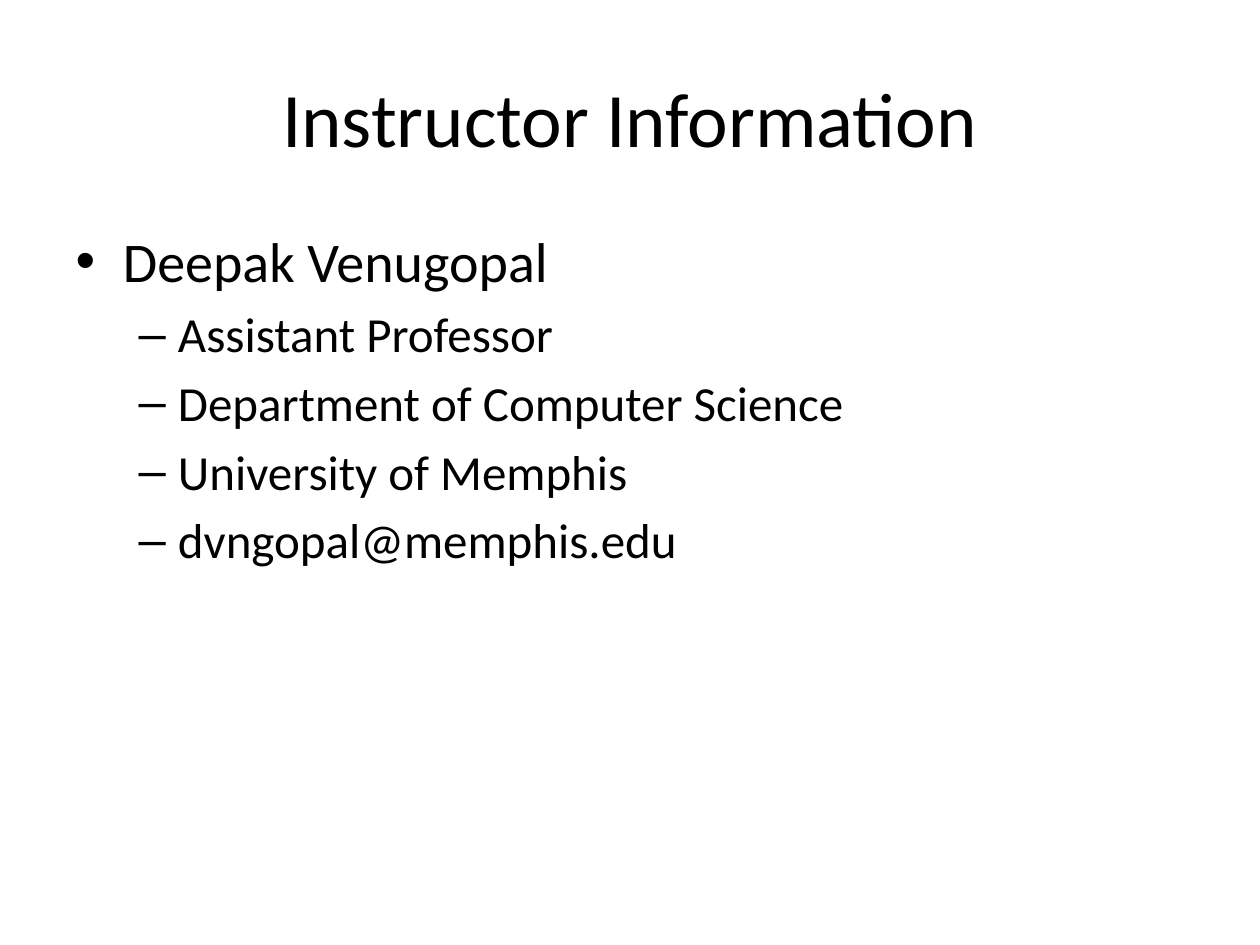
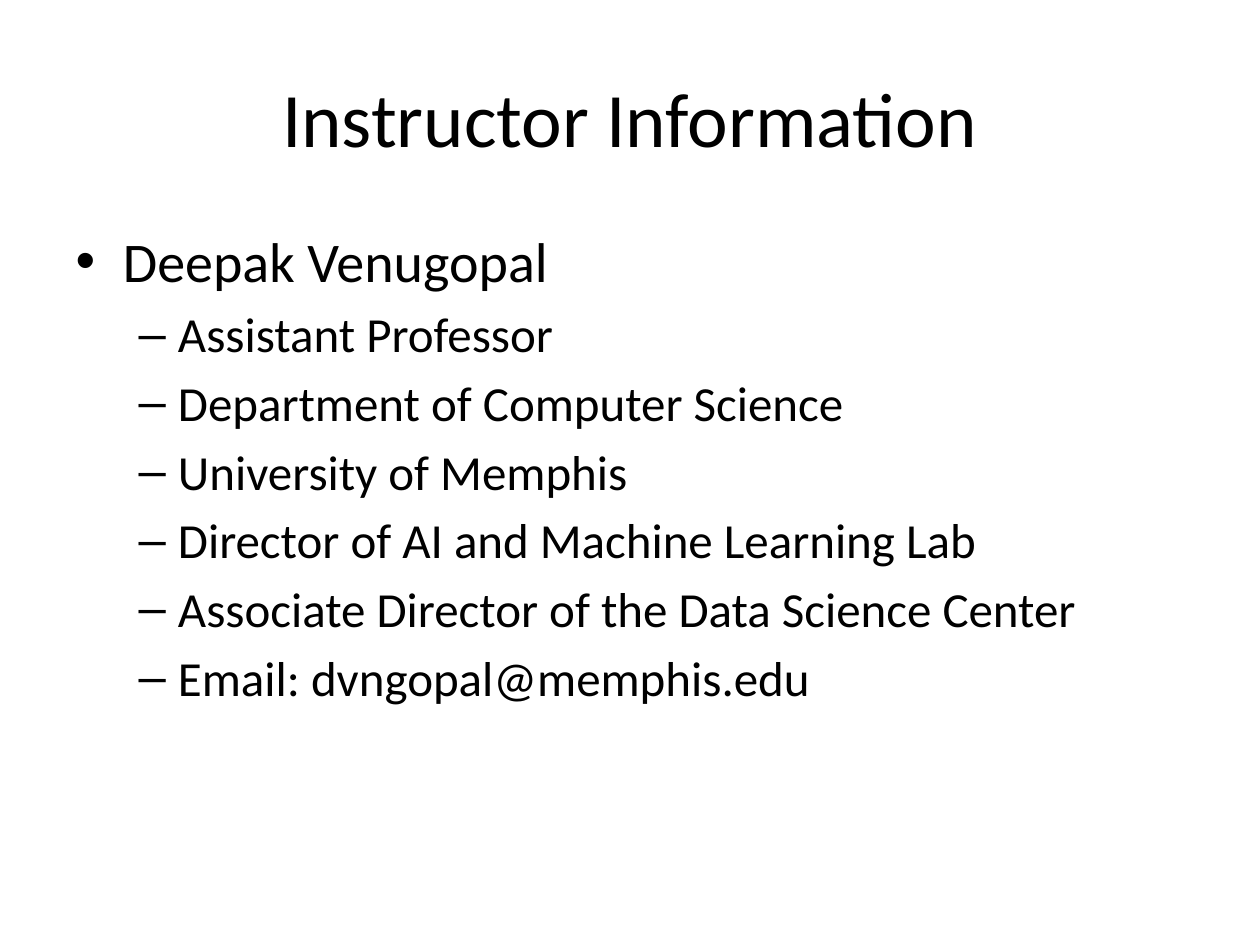
Before and after one commit to jmonroe252/R_Workshop, a slide deck: slide 77 of ML_module.pptx. Drawn at 1260x945 pixels with LibreOffice and Linux fonts; fonts in the diff are those of the drawing; background and template pictures are left out. Boxes give left, top, right and bottom in pixels: in the first picture for what was removed or moved away, otherwise in the second. Text is boxed around its words. In the diff, an @@ line names an element or a change of style, - is before the commit and + after.

```diff
--- a/ML_module.pptx
+++ b/ML_module.pptx
@@ text at (x1=178, y1=524, x2=1076, y2=705): text changed @@
-  – dvngopal@memphis.edu
+  – Director of AI and Machine Learning Lab
+  – Associate Director of the Data Science Center
+  – Email: dvngopal@memphis.edu
```
